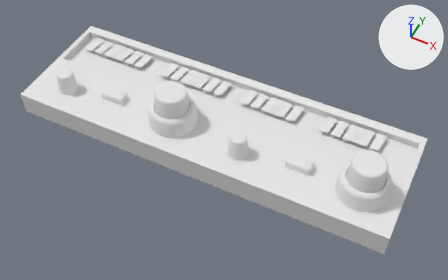
A saved change to the Blender file Instruments/kx155/kx155.blend.
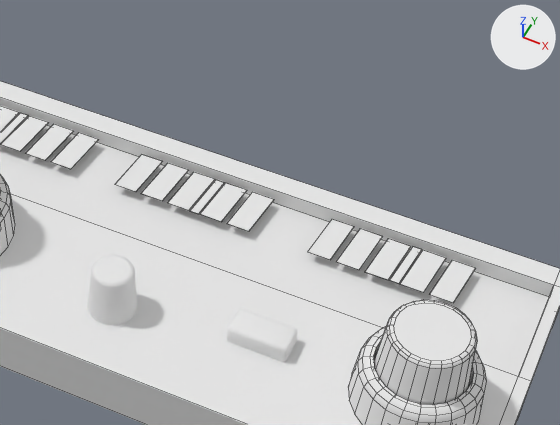
Each version appears first whole from a 50 mm camera at (0.0815, -0.1569, 0.1829) aimed at (0.0064, -0.0066, -0.005), and next in a close-up on the part from 43% to 94% of the width and 9% to 72% of the height. Lighting does not change. The marker at upper right points along +X, +Y and +Z. The close-ups show mesh edges as thin lines.

The scene before the commit, as lines of its bpy script (objects in view):
```python
ob_decimals = bpy.data.objects.new('decimals', me_small_decimal)
ob_decimals.location = (-0.0012, 0.0, 0.0)
ob_display_backlight = bpy.data.objects.new('display backlight', me_display_backlight)
ob_display_backlight.location = (0.0, 0.0, -0.0011)
ob_nav_00 = bpy.data.objects.new('nav 00', me_small_digit)
ob_nav_00.location = (0.0065, 0.0165, -0.001)
ob_nav_01 = bpy.data.objects.new('nav 01', me_small_digit)
ob_nav_01.location = (0.0115, 0.0165, -0.001)
ob_nav_02 = bpy.data.objects.new('nav 02', me_small_digit)
ob_nav_02.location = (0.0165, 0.0165, -0.001)
ob_nav_03 = bpy.data.objects.new('nav 03', me_small_digit)
ob_nav_03.location = (0.0225, 0.0165, -0.001)
ob_nav_04 = bpy.data.objects.new('nav 04', me_small_digit)
ob_nav_04.location = (0.0275, 0.0165, -0.001)
ob_nav_14 = bpy.data.objects.new('nav 14', me_small_digit)
ob_nav_14.location = (0.063, 0.0165, -0.001)
ob_nav_toggle = bpy.data.objects.new('nav toggle', me_frequency_toggle)
ob_nav_toggle.location = (0.04, -0.01, -0.001)
# also in view: 'nav 11' at (0.047, 0.0165, -0.001); 'front panel' at (0.0, 0.0, -0.005); 'comm knob outer ring' at (-0.015, -0.01, 0.004); 'comm 15' at (-0.006, 0.0165, -0.001); 'nav knob outer ring' at (0.065, -0.01, 0.004)
```
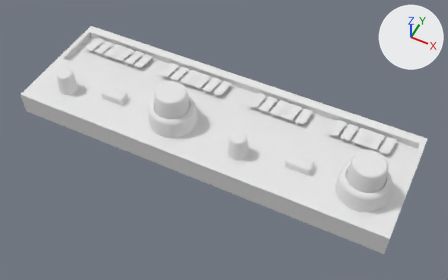
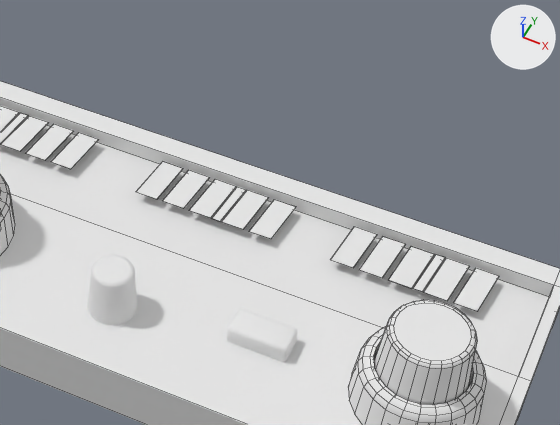
Commit message: added nav, fixed 1

The change, as a list of edits to the scene's bpy script:
```text
Change me_display_backlight:
    where me_display_backlight.from_pydata(...)  # 104 vertices, 26 faces; spans x -0.074..0.0655, y 0.012..0.021, z 0.0
    used by ob_display_backlight; location = (0.0, 0.0, -0.0011)
    me_display_backlight part 1: the loose piece of 4 vertices spanning x 0.0182..0.0208, y 0.012..0.021, z 0.0 is moved by (0.004, 0.0, 0.0)
    me_display_backlight part 2: the loose piece of 4 vertices spanning x 0.0537..0.0563, y 0.012..0.021, z 0.0 is moved by (0.004, 0.0, 0.0)
    me_display_backlight part 3: the loose piece of 4 vertices spanning x 0.014..0.019, y 0.012..0.021, z 0.0 is moved by (0.004, 0.0, 0.0)
    me_display_backlight part 4: the loose piece of 4 vertices spanning x 0.009..0.014, y 0.012..0.021, z 0.0 is moved by (0.004, 0.0, 0.0)
    me_display_backlight part 5: the loose piece of 4 vertices spanning x 0.004..0.009, y 0.012..0.021, z 0.0 is moved by (0.004, 0.0, 0.0)
    me_display_backlight part 6: the loose piece of 4 vertices spanning x 0.0495..0.0545, y 0.012..0.021, z 0.0 is moved by (0.004, 0.0, 0.0)
    me_display_backlight part 7: the loose piece of 4 vertices spanning x 0.025..0.03, y 0.012..0.021, z 0.0 is moved by (0.004, 0.0, 0.0)
    me_display_backlight part 8: the loose piece of 4 vertices spanning x 0.02..0.025, y 0.012..0.021, z 0.0 is moved by (0.004, 0.0, 0.0)
    me_display_backlight part 9: the loose piece of 4 vertices spanning x 0.0445..0.0495, y 0.012..0.021, z 0.0 is moved by (0.004, 0.0, 0.0)
    me_display_backlight part 10: the loose piece of 4 vertices spanning x 0.0395..0.0445, y 0.012..0.021, z 0.0 is moved by (0.004, 0.0, 0.0)
    me_display_backlight part 11: the loose piece of 4 vertices spanning x 0.0605..0.0655, y 0.012..0.021, z 0.0 is moved by (0.004, 0.0, 0.0)
    me_display_backlight part 12: the loose piece of 4 vertices spanning x 0.0555..0.0605, y 0.012..0.021, z 0.0 is moved by (0.004, 0.0, 0.0)
Change me_small_decimal:
    where me_small_decimal.from_pydata(...)  # 16 vertices, 4 faces; spans x -0.0586..0.0575, y 0.012..0.021, z -0.001
    used by ob_decimals; location = (-0.0012, 0.0, 0.0)
    me_small_decimal part 13: the loose piece of 4 vertices spanning x 0.0194..0.022, y 0.012..0.021, z -0.001 is moved by (0.004, 0.0, 0.0)
    me_small_decimal part 14: the loose piece of 4 vertices spanning x 0.0549..0.0575, y 0.012..0.021, z -0.001 is moved by (0.004, 0.0, 0.0)
Change ob_nav_00:
    ob_nav_00.location: (0.0065, 0.0165, -0.001) -> (0.0105, 0.0165, -0.001)
Change ob_nav_01:
    ob_nav_01.location: (0.0115, 0.0165, -0.001) -> (0.0155, 0.0165, -0.001)
Change ob_nav_02:
    ob_nav_02.location: (0.0165, 0.0165, -0.001) -> (0.0205, 0.0165, -0.001)
Change ob_nav_03:
    ob_nav_03.location: (0.0225, 0.0165, -0.001) -> (0.0265, 0.0165, -0.001)
Change ob_nav_04:
    ob_nav_04.location: (0.0275, 0.0165, -0.001) -> (0.0315, 0.0165, -0.001)
Change ob_nav_14:
    ob_nav_14.location: (0.063, 0.0165, -0.001) -> (0.067, 0.0165, -0.001)
Change ob_nav_13:
    ob_nav_13.location: (0.058, 0.0165, -0.001) -> (0.062, 0.0165, -0.001)
Change ob_nav_12:
    ob_nav_12.location: (0.052, 0.0165, -0.001) -> (0.056, 0.0165, -0.001)
Change ob_nav_11:
    ob_nav_11.location: (0.047, 0.0165, -0.001) -> (0.051, 0.0165, -0.001)
Change ob_nav_10:
    ob_nav_10.location: (0.042, 0.0165, -0.001) -> (0.046, 0.0165, -0.001)
```

What differs and where, as boxes (x1, y1, x2, y2) in the close-ups (560 x 425 px; the box of a moved part takes in the faces that stretch with it):
'nav 14', moved
    before: (430, 260, 475, 303)
    after: (454, 268, 499, 311)
'nav 13', moved
    before: (400, 250, 446, 292)
    after: (424, 258, 469, 301)
'nav 12', moved
    before: (365, 238, 411, 280)
    after: (388, 246, 434, 288)
'nav 11', moved
    before: (336, 228, 383, 270)
    after: (359, 236, 405, 278)
'nav 10', moved
    before: (308, 219, 354, 259)
    after: (330, 226, 377, 267)
'nav 04', moved
    before: (227, 192, 274, 231)
    after: (249, 199, 296, 239)
'nav 03', moved
    before: (200, 183, 247, 222)
    after: (222, 190, 269, 229)
'decimals', reshaped
    before: (0, 113, 422, 284)
    after: (0, 113, 445, 292)
'nav 02', moved
    before: (168, 172, 215, 210)
    after: (189, 179, 236, 218)
'nav 01', moved
    before: (141, 163, 188, 201)
    after: (163, 170, 209, 208)
'nav 00', moved
    before: (115, 154, 162, 192)
    after: (136, 161, 183, 199)
'display backlight', reshaped
    before: (2, 138, 472, 303)
    after: (2, 138, 499, 312)
part 1 of me_display_backlight, moved or reshaped
    before: (191, 187, 221, 214)
    after: (214, 190, 246, 221)
part 3 of me_display_backlight, moved or reshaped
    before: (168, 183, 212, 211)
    after: (191, 187, 236, 218)
part 4 of me_display_backlight, moved or reshaped
    before: (143, 170, 189, 201)
    after: (163, 177, 210, 209)
part 5 of me_display_backlight, moved or reshaped
    before: (117, 161, 163, 192)
    after: (137, 169, 183, 199)
part 6 of me_display_backlight, moved or reshaped
    before: (366, 247, 411, 280)
    after: (388, 255, 434, 289)
part 7 of me_display_backlight, moved or reshaped
    before: (228, 201, 273, 232)
    after: (249, 207, 296, 239)
part 8 of me_display_backlight, moved or reshaped
    before: (200, 194, 244, 222)
    after: (223, 201, 266, 229)
part 9 of me_display_backlight, moved or reshaped
    before: (337, 239, 381, 270)
    after: (360, 251, 401, 278)
part 10 of me_display_backlight, moved or reshaped
    before: (308, 233, 350, 260)
    after: (331, 236, 376, 268)
part 11 of me_display_backlight, moved or reshaped
    before: (431, 274, 472, 303)
    after: (454, 277, 499, 312)
part 12 of me_display_backlight, moved or reshaped
    before: (400, 260, 445, 293)
    after: (426, 269, 468, 301)
part 13 of me_small_decimal, moved or reshaped
    before: (190, 179, 224, 214)
    after: (212, 187, 246, 221)
part 14 of me_small_decimal, moved or reshaped
    before: (390, 246, 422, 284)
    after: (413, 254, 445, 292)
